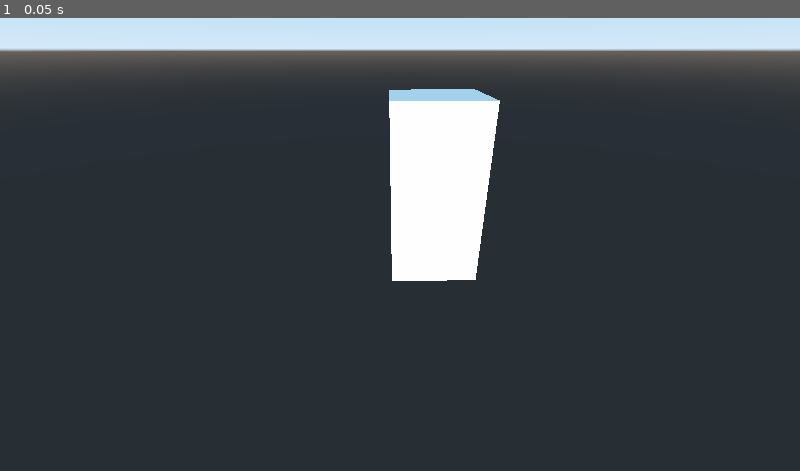
Above: before the commit, frame 1.
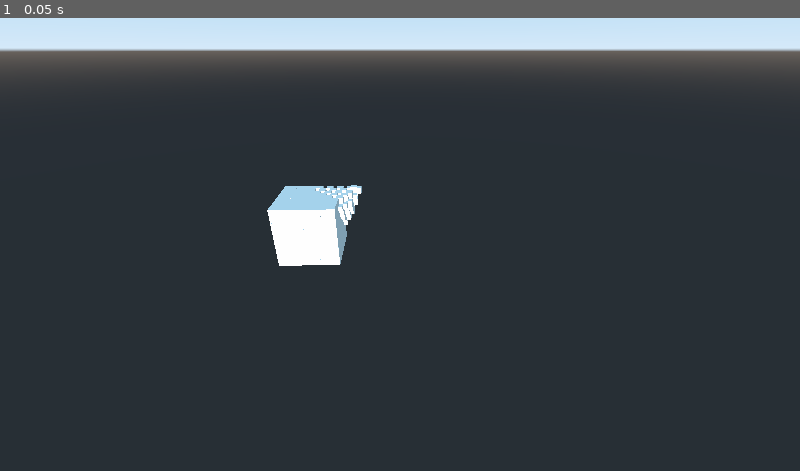
Above: after the commit, the same moment.

Repository: EmmanuelMess/Chainmail-Godot
Game: Godot game, scene res://MainScene.tscn
Two runs of this game, one before a commit and one after it. Both use one fixed random seed, a clock stepped at 60 frames per second and the inputs below.
Inputs:
- Up to frame 1 (0.05 s): no input

The runs differ from the first frame. In frame 1, 6.8% of the frame differs, in the area x 33-63%, y 15-59%.

Commit message:
Converted 3d-chainmail to godot script

Diff:
--- a/ChainmailGodot/ChainmailManager.gd
+++ b/ChainmailGodot/ChainmailManager.gd
@@ -1,18 +1,40 @@
 extends Spatial
 
-
+onready var vol = preload("Volume.gd")
+var rng = RandomNumberGenerator.new()
 
 # Called when the node enters the scene tree for the first time.
 func _ready():
-	var chainList = [Vector3(1, 1, 1), Vector3(1, -1, 1)]
+	rng.randomize()
 
-	for chainLink in chainList:
-		var mesh = MeshInstance.new()
+	var size = vol.Vector3i.new(9, 9, 9)
+	var volume = vol.Volume.new(gen_data(size), size, Vector3(0.6, 0.6, 0.6), Vector3(0.2, 0.2, 0.2))
+	var deformation = Vector3(1, 1, 3)
+	var deformation_index = vol.Vector3i.new(7, 7, 8)
+	volume.deform(deformation_index, deformation)
+
+	var positions = []
+	for i in range(size.x):
+		for j in range(size.y):
+			for k in range(size.z):
+				positions.append(volume.get_position(vol.Vector3i.new(i, j, k)))
+
+	for chainLink in positions:
+		var mesh := MeshInstance.new()
 		mesh.mesh = CubeMesh.new()
+		mesh.mesh.size = Vector3(1, 1, 1)
 		mesh.translate(chainLink)
 		add_child(mesh)
 
-
+func gen_data(size) -> Array:
+	var data = []
+	for x in range(size.x):
+		data.append([])
+		for y in range(size.y):
+			data[x].append([])
+			for z in range(size.z):
+				data[x][y].append(Vector3(rng.randf_range(0, 1), rng.randf_range(0, 1), rng.randf_range(0, 1)))
+	return data
 
 # Called every frame. 'delta' is the elapsed time since the previous frame.
 #func _process(delta):
--- a/ChainmailGodot/MainScene.tscn
+++ b/ChainmailGodot/MainScene.tscn
@@ -8,7 +8,7 @@
 transform = Transform( -1.62921e-07, 0, -1, 0, 1, 0, 1, 0, -1.62921e-07, -8.03123, 1.49893, 0 )
 
 [node name="Camera" type="Camera" parent="."]
-transform = Transform( -0.0299977, 0.48831, -0.872154, 0, 0.872547, 0.48853, 0.99955, 0.0146548, -0.0261744, -6.41297, 2.80057, 0 )
+transform = Transform( -0.0299977, 0.48831, -0.872154, 0, 0.872547, 0.48853, 0.99955, 0.0146548, -0.0261744, -41.9236, 27.2843, 16.0999 )
 
 [node name="Spatial" type="Spatial" parent="."]
 script = ExtResource( 1 )
--- /dev/null
+++ b/ChainmailGodot/Volume.gd
@@ -0,0 +1,143 @@
+class Vector3i:
+	var x: int
+	var y: int
+	var z: int
+
+	func _init(x: int, y: int, z: int):
+		self.x = x
+		self.y = y
+		self.z = z
+
+	func _hash():
+		return hash("(" + str(self.x) + ", " + str(self.y) + ", " + str(self.z) + ")")
+
+
+class Deformation:
+	var index: Vector3i
+	var deformation: Vector3
+
+	func _init(index: Vector3i, deformation: Vector3):
+		self.index = index
+		self.deformation = deformation
+
+class Volume:
+	"""Deformable volume object"""
+	var data: Array
+	var size: Vector3i
+	var deformation_range: Vector3 = Vector3(0.2, 0.2, 0.2)  # x, y and z range of deformation
+	var min_deformation: Vector3 = Vector3(0.04, 0.04, 0.04)  # point at which deformation is ignored
+	var spacing: Vector3 = Vector3(1, 1, 1)  # the spacing between the voxels
+	var x: Array
+	var y: Array
+	var z: Array
+
+	func _init(data: Array, size: Vector3i, deformation_range: Vector3, spaceing: Vector3):
+		"""initial (x, y, z) positions of the items of the volume"""
+		self.data = data
+		self.size = size
+		self.deformation_range = deformation_range
+		self.spacing = spaceing
+
+		var check = self.spacing.x > 1 or self.spacing.y > 1 or self.spacing.z > 1
+		var spacingCorrectionX = self.spacing.x if check else 1.0
+		var spacingCorrectionY = self.spacing.y if check else 1.0
+		var spacingCorrectionZ = self.spacing.z if check else 1.0
+
+		self.x = []
+		for x in range(self.size.z):
+			self.x.append([])
+			for y in range(self.size.y):
+				self.x[x].append([])
+				for z in range(self.size.x):
+					self.x[x][y].append(x * spacingCorrectionX)
+
+		self.y = []
+		for x in range(self.size.z):
+			self.y.append([])
+			for y in range(self.size.y):
+				self.y[x].append([])
+				for z in range(self.size.x):
+					self.y[x][y].append(y * spacingCorrectionY)
+
+		self.z = []
+		for x in range(self.size.z):
+			self.z.append([])
+			for y in range(self.size.y):
+				self.z[x].append([])
+				for z in range(self.size.x):
+					self.z[x][y].append(z * spacingCorrectionZ)
+
+	func deform(index: Vector3i, initialDeformation: Vector3):
+		"""deform positions by deformation vector starting at index"""
+		self._deform_position(index, initialDeformation)
+		var sponsors = [Deformation.new(index, initialDeformation)]
+		var sponsor_hist = [index._hash()]
+
+		while len(sponsors) > 0:
+			var de: Deformation = sponsors.pop_front()
+			var sponsor = de.index
+			var deformation = de.deformation
+
+			# keep the sign for negative values
+			var vecSign = Vector3(sign(deformation.x), sign(deformation.y), sign(deformation.z))
+			deformation = Vector3(abs(deformation.x) - self.deformation_range.x, abs(deformation.y) - self.deformation_range.y, abs(deformation.z) - self.deformation_range.z)
+			deformation = Vector3(max(0, deformation.x), max(0, deformation.y), max(0, deformation.z))
+			if deformation.x < self.min_deformation.x and deformation.y < self.min_deformation.y and deformation.z < self.min_deformation.z:
+				continue
+			deformation = Vector3(vecSign.x * deformation.x, vecSign.y * deformation.y, vecSign.z * deformation.z)
+
+			# get and deform neighbors
+			var neighbors = self._get_neighbors(sponsor, sponsor_hist)
+			if len(neighbors) > 0:
+				self._deform_positions(neighbors, deformation)
+				for i in neighbors:
+					sponsors.append(Deformation.new(i, deformation))
+					sponsor_hist.append(i._hash())
+
+	func get_position(index: Vector3i) -> Vector3:
+		"""return the position of the index"""
+		return Vector3(self.x[index.x][index.y][index.z], self.y[index.x][index.y][index.z], self.z[index.x][index.y][index.z])
+
+	func _deform_position(index: Vector3i, deformation: Vector3):
+		"""deform the position of the provided index"""
+		self.x[index.x][index.y][index.z] += deformation.x
+		self.y[index.x][index.y][index.z] += deformation.y
+		self.z[index.x][index.y][index.z] += deformation.z
+
+	func _deform_positions(indices: Array, deformation: Vector3):
+		"""deform the positions of the provided indices"""
+		for vec in indices:
+			self._deform_position(vec, deformation)
+
+	func _get_neighbors(index: Vector3i, sponsor_hist: Array = []) -> Array:
+		"""return the possible 6 neighbors of the """
+		var neighbors = []
+
+		if index.x > 0:
+			var item = Vector3i.new(index.x - 1, index.y, index.z)
+			if not item._hash() in sponsor_hist:
+				neighbors.append(item)
+		if index.x < self.size.x - 1:
+			var item = Vector3i.new(index.x + 1, index.y, index.z)
+			if not item._hash() in sponsor_hist:
+				neighbors.append(item)
+
+		if index.y > 0:
+			var item = Vector3i.new(index.x, index.y - 1, index.z)
+			if not item._hash() in sponsor_hist:
+				neighbors.append(item)
+		if index.y < self.size.y - 1:
+			var item = Vector3i.new(index.x, index.y + 1, index.z)
+			if not item._hash() in sponsor_hist:
+				neighbors.append(item)
+
+		if index.z > 0:
+			var item = Vector3i.new(index.x, index.y, index.z - 1)
+			if not item._hash() in sponsor_hist:
+				neighbors.append(item)
+		if index.z < self.size.z - 1:
+			var item = Vector3i.new(index.x, index.y, index.z + 1)
+			if not item._hash() in sponsor_hist:
+				neighbors.append(item)
+
+		return neighbors
